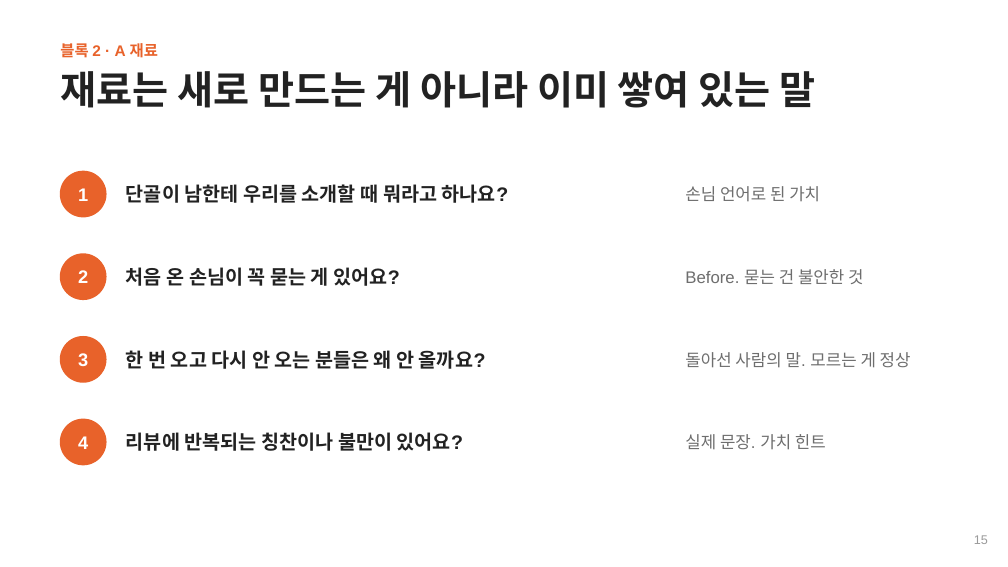
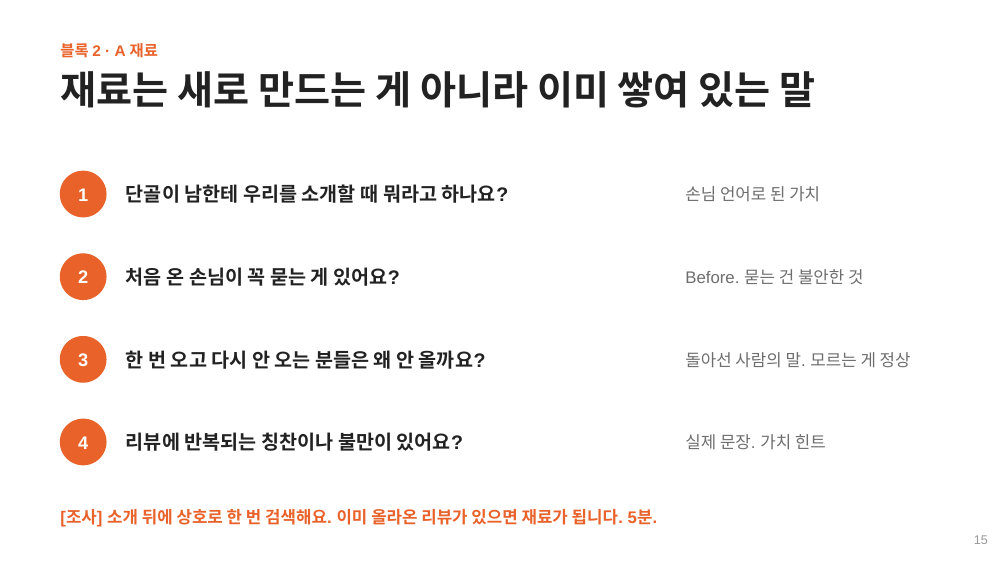
Before and after one commit to selfishclub/biz-gtm-core, a slide deck: slide 15 of course/1회차_교안_슬라이드.pptx. Drawn at 1008x567 pixels with LibreOffice and Linux fonts; fonts in the diff are those of the drawing. Boxes give left, top, right and bottom in pixels: in the first picture for what was removed or moved away, otherwise in the second. Text is boxed around its words. In the diff, an @@ line names an element or a change of style, - is before the commit and + after.

```diff
--- a/course/1회차_교안_슬라이드.pptx
+++ b/course/1회차_교안_슬라이드.pptx
@@ text added at [60, 509, 657, 527], 12 pt, text #E8622A, bold @@
+[조사] 소개 뒤에 상호로 한 번 검색해요. 이미 올라온 리뷰가 있으면 재료가 됩니다. 5분.
```
Also in this commit, not shown: 10 other slides changed, 19 other files.
